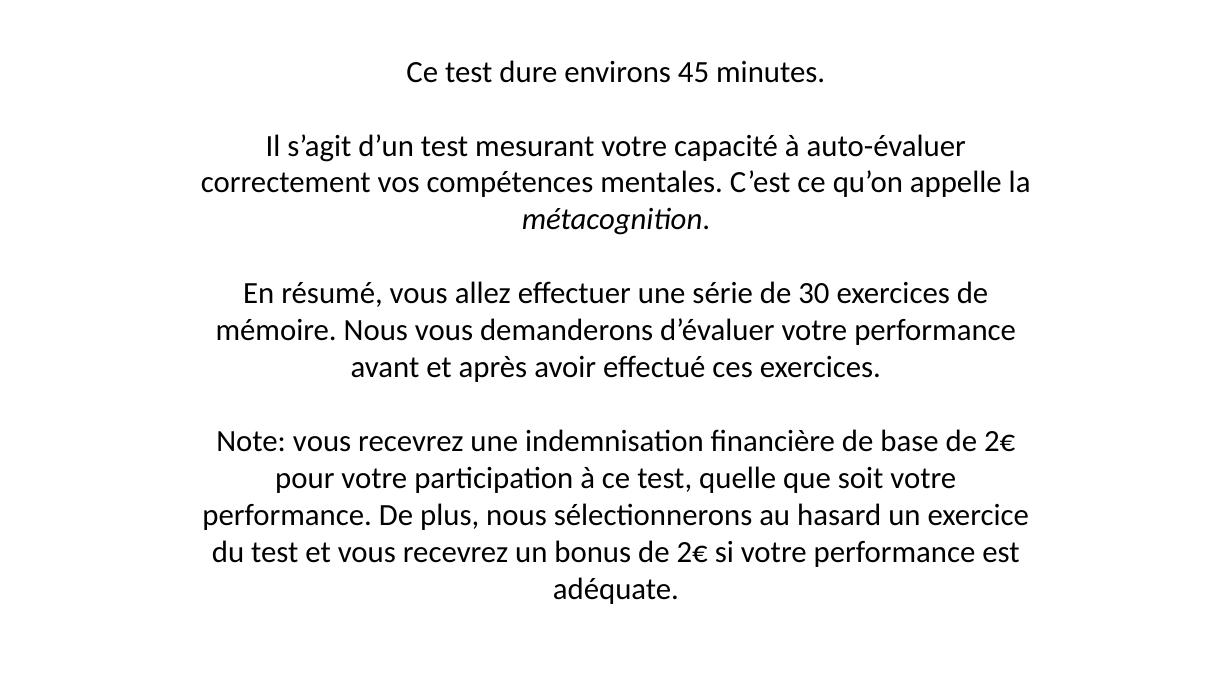
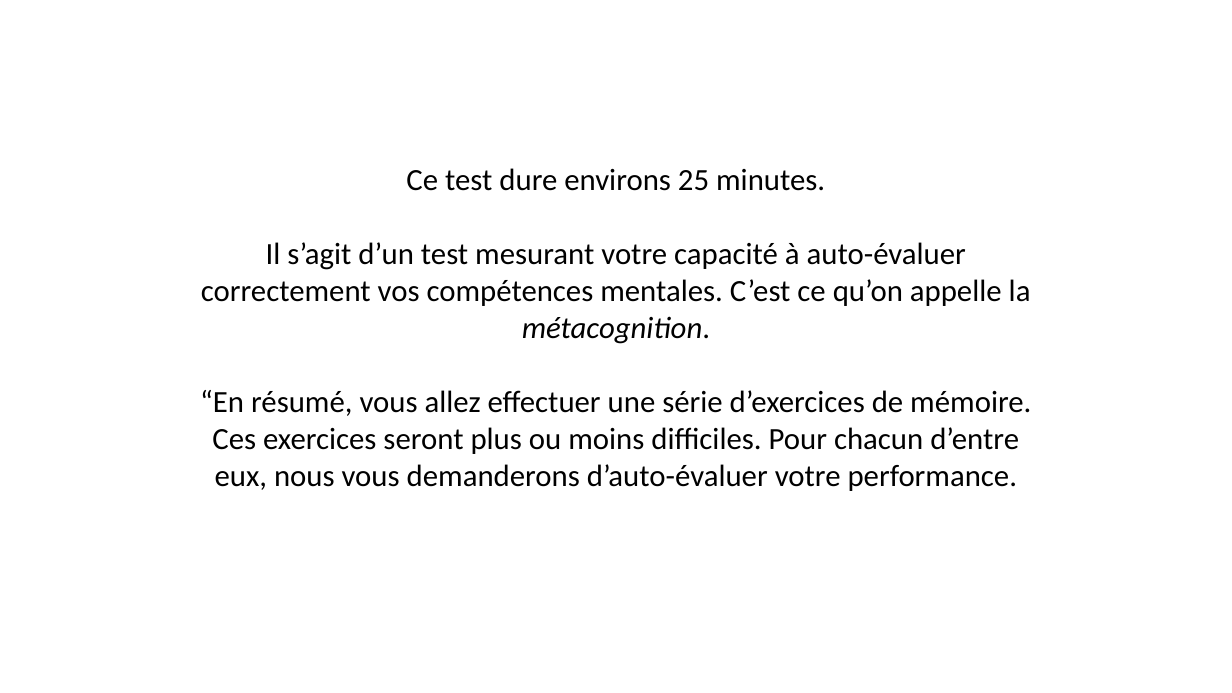
Before and after one commit to MBB-team/Online_Testing, a slide deck: slide 2 of src/SE_ELAN/Stimuli/Instructions.pptx (slide 3 before the commit). Drawn at 1232x693 pixels with LibreOffice and Linux fonts; fonts in the diff are those of the drawing. Boxes give left, top, right and bottom in pixels: in the first picture for what was removed or moved away, otherwise in the second. Text is boxed around its words. In the diff, an @@ line names an element or a change of style, - is before the commit and + after.

```diff
--- a/src/SE_ELAN/Stimuli/Instructions.pptx
+++ b/src/SE_ELAN/Stimuli/Instructions.pptx
@@ text "Ce test dure environs 25 ...": place and size @@
-text "Ce test dure environs 25 ..." at box(201, 60, 1031, 604)
+text "Ce test dure environs 25 ..." at box(200, 168, 1031, 491)
@@ text at box(406, 168, 825, 191): text changed @@
-Ce test dure environs 45 minutes.
+Ce test dure environs 25 minutes.
@@ text at box(200, 390, 1031, 491): text changed @@
-En résumé, vous allez effectuer une série de 30 exercices de mémoire. Nous vous demanderons d’évaluer votre performance avant et après avoir effectué ces exercices.
-Note: vous recevrez une indemnisation financière de base de 2€ pour votre participation à ce test, quelle que soit votre performance. De plus, nous sélectionnerons au hasard un exercice du test et vous recevrez un bonus de 2€ si votre performance est adéquate.
+“En résumé, vous allez effectuer une série d’exercices de mémoire. Ces exercices seront plus ou moins difficiles. Pour chacun d’entre eux, nous vous demanderons d’auto-évaluer votre performance.
```
Also in this commit, not shown: 7 other slides changed, 1 slide removed.
